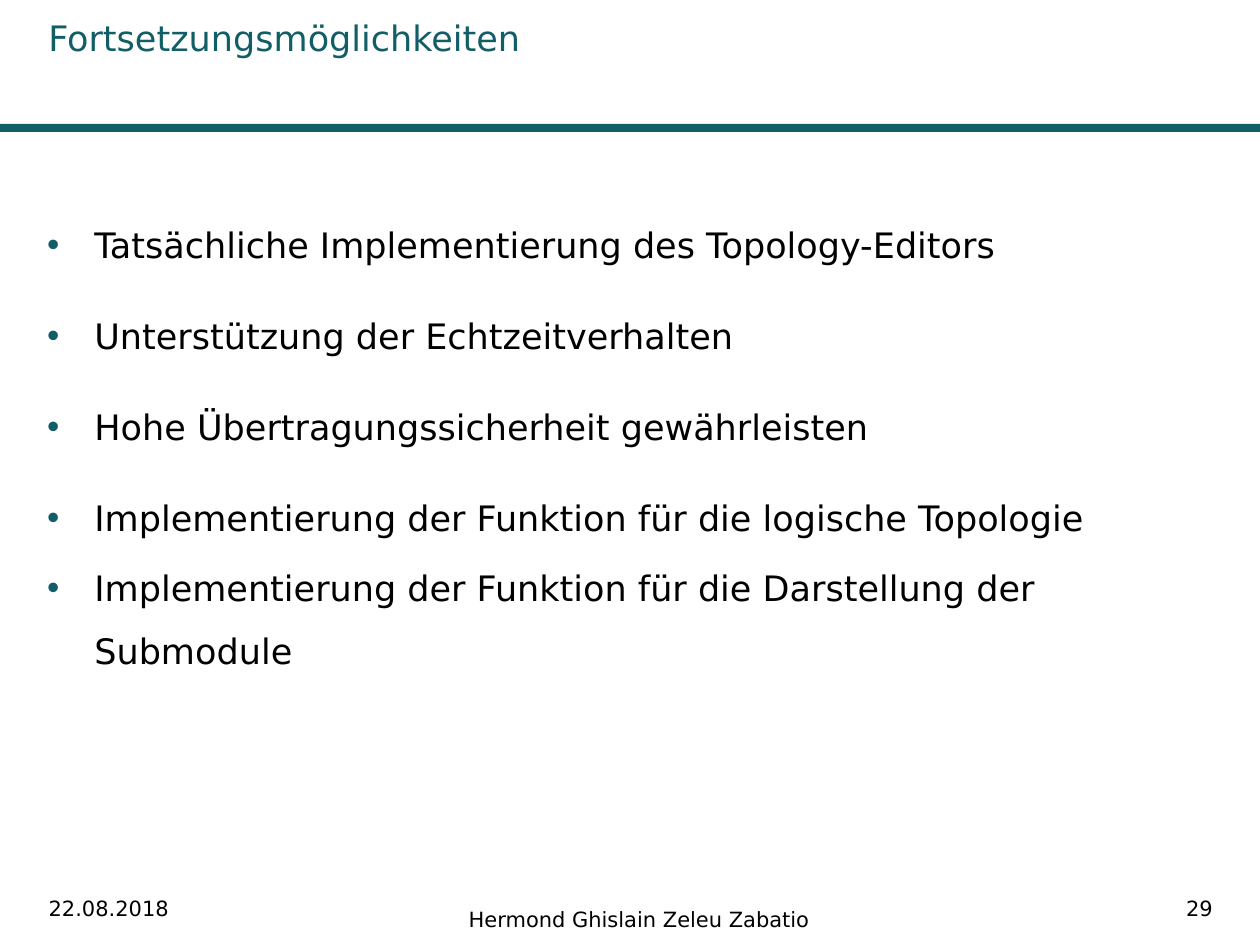
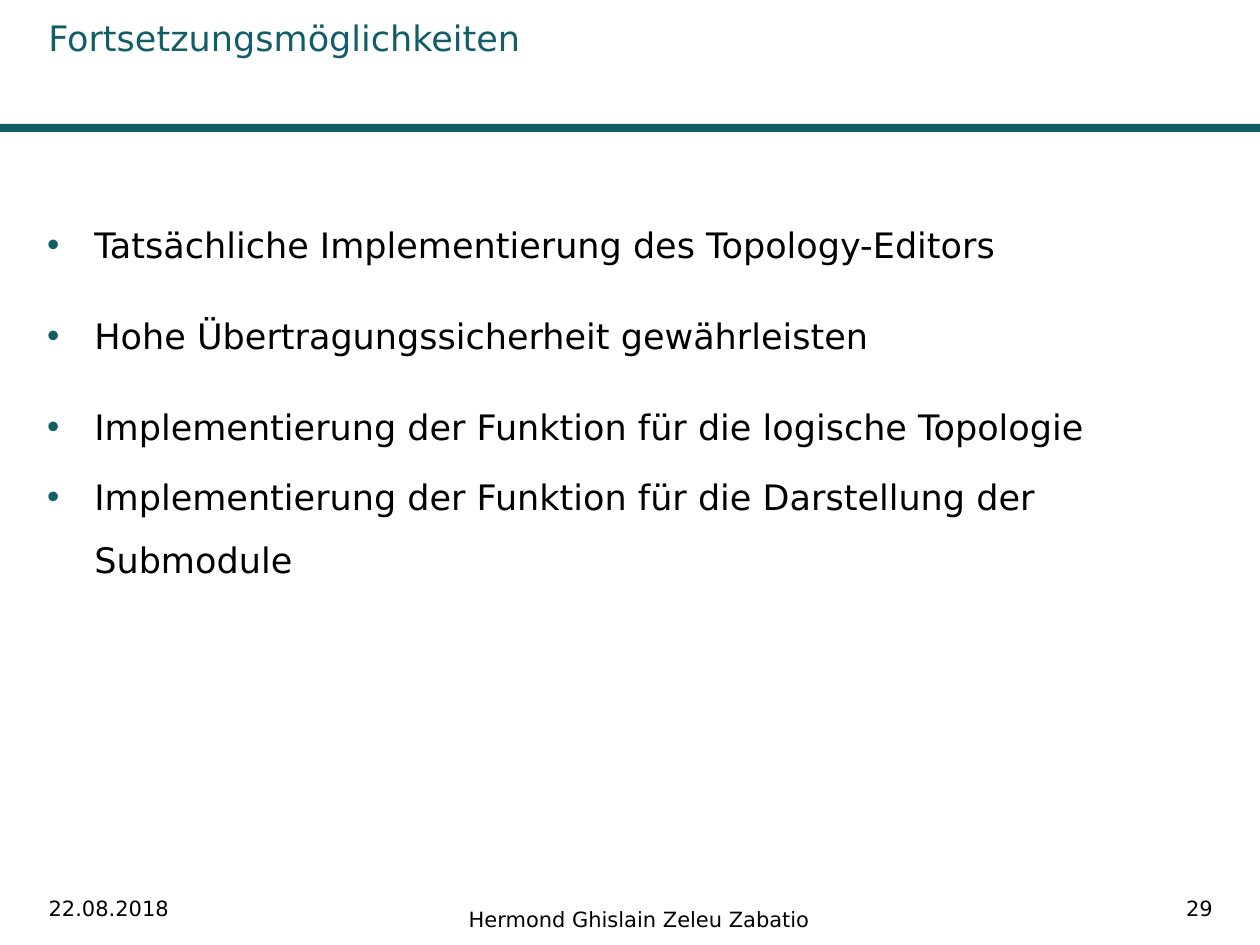
Before and after one commit to Ghislain1/zoe-fb-app, a slide deck: slide 29 of Master-Abschluss.pptx. Drawn at 1260x945 pixels with LibreOffice and Linux fonts; fonts in the diff are those of the drawing; background and template pictures are left out. Boxes give left, top, right and bottom in pixels: in the first picture for what was removed or moved away, otherwise in the second. Text is boxed around its words. In the diff, an @@ line names an element or a change of style, - is before the commit and + after.

```diff
--- a/Master-Abschluss.pptx
+++ b/Master-Abschluss.pptx
@@ text at [94,322,733,357]: paragraph removed @@
-• Unterstützung der Echtzeitverhalten
```
Also in this commit, not shown: 2 other slides changed.
